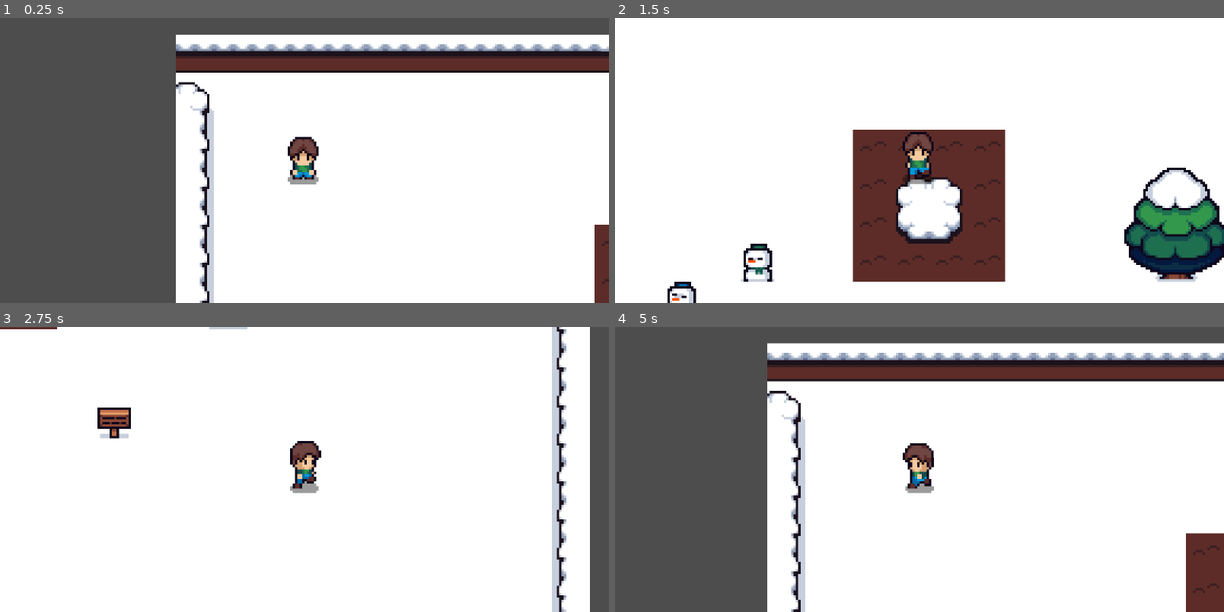
Above: before the commit, frames 1-4 (two rows, left to right).
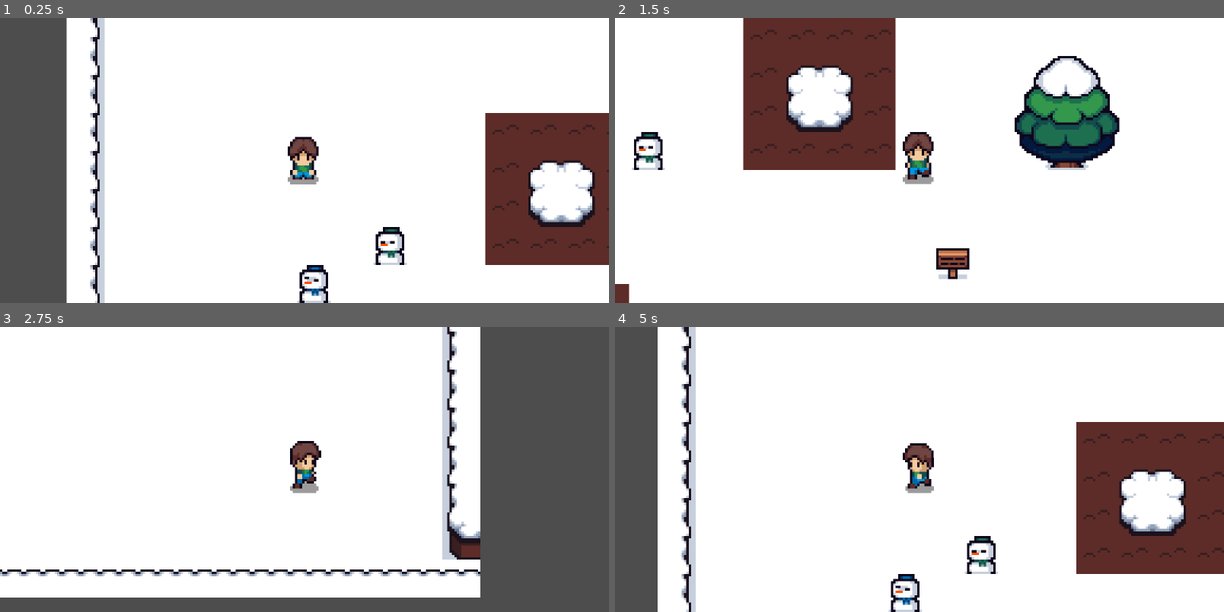
Above: after the commit, the same moments.

Repository: PyMedic/multiplayer-survival-game
Game: Godot game, scene res://main.tscn
Two runs of this game, one before a commit and one after it. Both use one fixed random seed, a clock stepped at 60 frames per second and the inputs below.
Inputs:
- Up to frame 1 (0.25 s): no input
- Up to frame 2 (1.5 s): hold D (ui_right) 0.53-1.28 s; hold S (ui_down) from 1.28 s (still down)
- Up to frame 3 (2.75 s): release S (ui_down) at 2.03 s; hold D (ui_right) from 2.03 s (still down)
- Up to frame 4 (5 s): release D (ui_right) at 2.78 s; hold W (ui_up) 2.78-3.53 s; hold A (ui_left) from 3.53 s (still down)

The runs differ from the first frame. In frame 1, 41% of the frame differs, in the area x 10-100%, y 0-100%; in frame 2, 31%; in frame 3, 26%; in frame 4, 43%, in the area x 7-100%, y 0-100%.

Commit message:
Add game manager. (#11)
* Created an empty GameManager scene using the Node type. This scene will work as the GameManager to add/remove players.

* Created a new Node2D node called Players under the Main scene. Removed the player node from the Main scene because the player instance will be added into the new Players container.

* Created the GameManager scene and the code for its GDScript. Attached the GameManager scene under the Main scene.

* Refactored Player.gd code for preparing for the multiplayer mode.

Diff:
--- a/client/multiplayer-survival-game/Player.gd
+++ b/client/multiplayer-survival-game/Player.gd
@@ -1,30 +1,38 @@
 extends CharacterBody2D
+
+var is_local_player = false
 
 const SPEED = 200.0
 @onready var sprite = $AnimatedSprite2D
 var last_direction = Vector2.DOWN
 
 func _physics_process(delta):
-	var direction = Vector2.ZERO
+	if is_local_player:
+		var direction = get_user_input()
+		# Ensures that diagonal movement isn't faster than straight movement.
+		velocity = direction.normalized() * SPEED
+		move_and_slide()
+	else:	# For multiplayers.
+		pass
+
+	if velocity.length() > 0:
+		last_direction = velocity
+
+	update_animation(velocity)
+
+# Handles the user input.
+func get_user_input() -> Vector2:
+	var input_vector = Vector2.ZERO
 	if Input.is_action_pressed("ui_right"):
-		direction.x += 1
+		input_vector.x += 1
 	if Input.is_action_pressed("ui_left"):
-		direction.x -= 1
+		input_vector.x -= 1
 	if Input.is_action_pressed("ui_down"):
-		direction.y += 1
+		input_vector.y += 1
 	if Input.is_action_pressed("ui_up"):
-		direction.y -= 1
+		input_vector.y -= 1
 
-	# Diagonal movement speed calibration
-	direction = direction.normalized()
-
-	velocity = direction * SPEED
-	move_and_slide()
-
-	if direction.length() > 0:
-		last_direction = direction
-
-	update_animation(direction)
+	return input_vector
 
 func update_animation(direction: Vector2):
 	var is_moving = direction.length() > 0
--- /dev/null
+++ b/client/multiplayer-survival-game/game_manager.gd
@@ -0,0 +1,25 @@
+extends Node
+
+# Get the Players container node from the Main scene.
+@onready var players_container = $"../Players"
+
+# Spawn player.
+# peer_id: ID for each player in the multiplayer mode.
+# is_local: Indicates whether the spawned player is the local player or not.
+func spawn_player(peer_id: int, is_local:bool) -> Node:
+	# Load player.tscn and create an instance.
+	var player_scene = preload("res://player.tscn")
+	var player_instance = player_scene.instantiate()
+
+	player_instance.name = str(peer_id)
+	player_instance.is_local_player = is_local
+
+	players_container.add_child(player_instance)
+	player_instance.global_position = Vector2(100, 100)
+
+	return player_instance
+
+# Called when the node enters the scene tree for the first time.
+func _ready():
+	# Spawn a player for the single play testing.
+	spawn_player(1, true)
--- /dev/null
+++ b/client/multiplayer-survival-game/game_manager.tscn
@@ -0,0 +1,6 @@
+[gd_scene format=3 uid="uid://bk6hhl0ygjv2f"]
+
+[ext_resource type="Script" uid="uid://4oppj8qkw6os" path="res://game_manager.gd" id="1_70yv6"]
+
+[node name="GameManager" type="Node" unique_id=1423454412]
+script = ExtResource("1_70yv6")
--- a/client/multiplayer-survival-game/main.tscn
+++ b/client/multiplayer-survival-game/main.tscn
@@ -1,11 +1,12 @@
 [gd_scene format=3 uid="uid://seworxwb8ahl"]
 
 [ext_resource type="PackedScene" uid="uid://dc63gb0janmwd" path="res://main_world.tscn" id="1_ig7tw"]
-[ext_resource type="PackedScene" uid="uid://bof7ou3mxpv81" path="res://player.tscn" id="2_0xm2m"]
+[ext_resource type="PackedScene" uid="uid://bk6hhl0ygjv2f" path="res://game_manager.tscn" id="2_0xm2m"]
 
 [node name="Main" type="Node2D" unique_id=1517795432]
 
+[node name="GameManager" parent="." unique_id=1423454412 instance=ExtResource("2_0xm2m")]
+
 [node name="MainWorld" parent="." unique_id=1723589587 instance=ExtResource("1_ig7tw")]
 
-[node name="Player" parent="." unique_id=1239112921 instance=ExtResource("2_0xm2m")]
-position = Vector2(54, 53)
+[node name="Players" type="Node2D" parent="." unique_id=767666501]
Not shown, added: client/multiplayer-survival-game/game_manager.gd.uid
